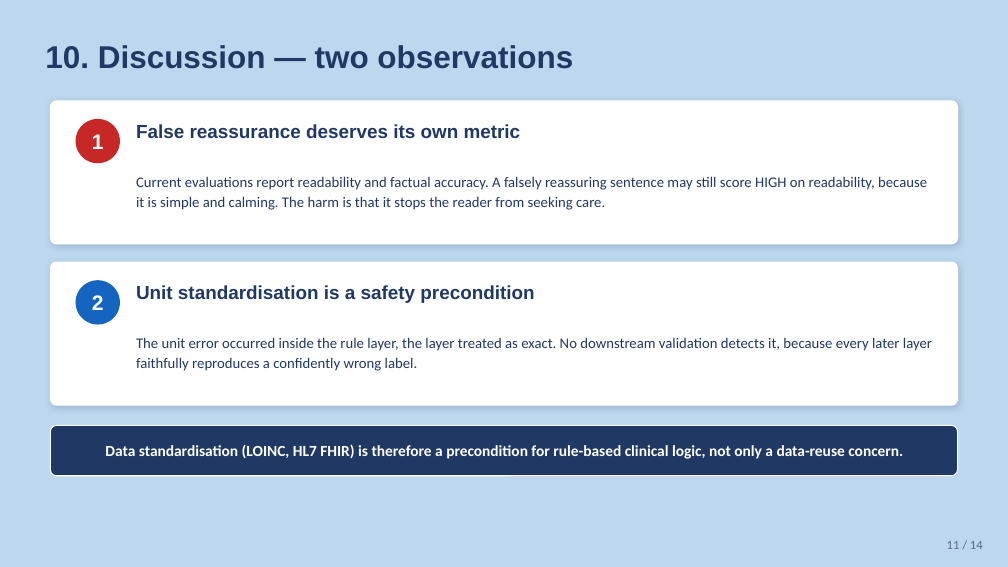
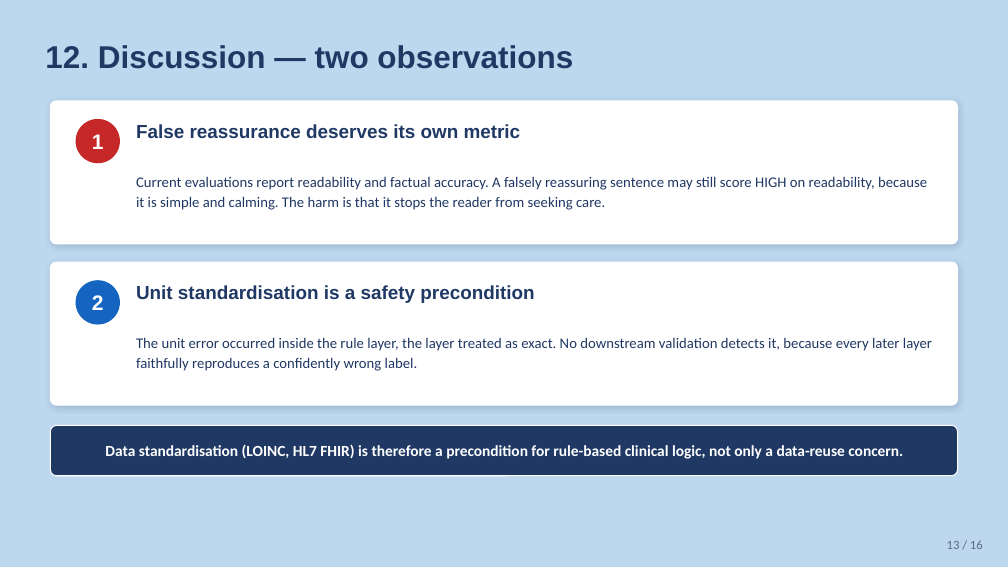
Before and after one commit to quangdai1321/Health-Info, a slide deck: slide 13 of docs_slide/HEALTHINFO-IV_TruongQuangDai_Slide_EN.pptx (slide 11 before the commit). Drawn at 1008x567 pixels with LibreOffice and Linux fonts; fonts in the diff are those of the drawing. Boxes give left, top, right and bottom in pixels: in the first picture for what was removed or moved away, otherwise in the second. Text is boxed around its words. In the diff, an @@ line names an element or a change of style, - is before the commit and + after.

```diff
--- a/docs_slide/HEALTHINFO-IV_TruongQuangDai_Slide_EN.pptx
+++ b/docs_slide/HEALTHINFO-IV_TruongQuangDai_Slide_EN.pptx
@@ text at [45,45,573,69]: text changed @@
-10. Discussion — two observations
+12. Discussion — two observations
@@ text at [947,540,983,549]: text changed @@
-11 / 14
+13 / 16
```
Also in this commit, not shown: 11 other slides changed, 2 slides added, 43 other files.
